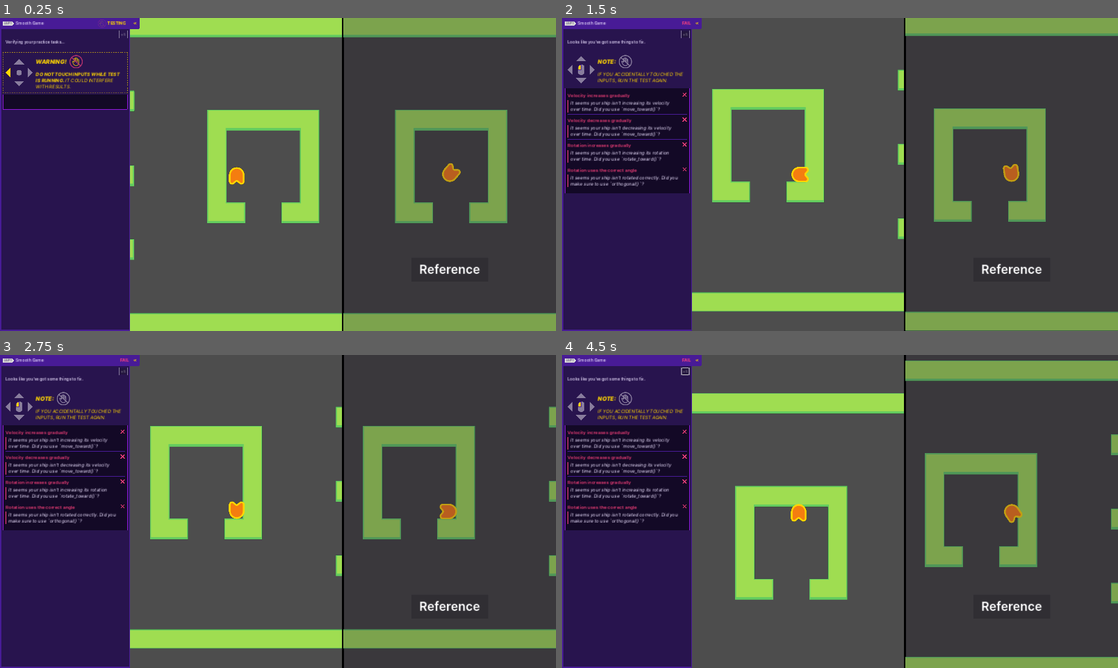
Above: before the commit, frames 1-4 (two rows, left to right).
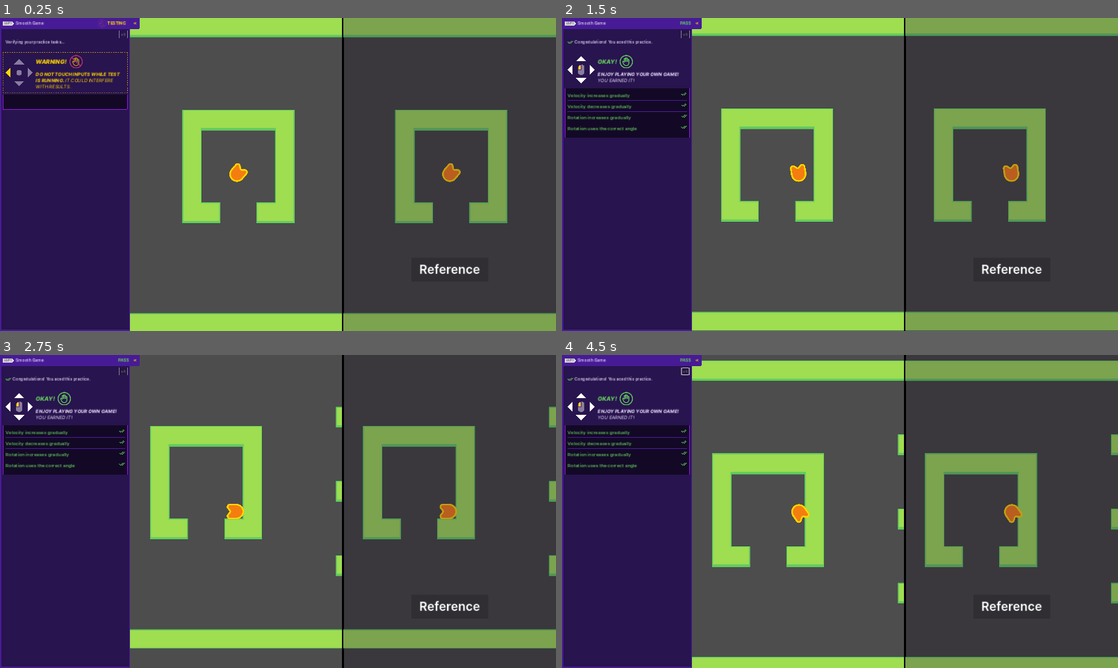
Above: after the commit, the same moments.

Repository: fioxu/2d-GameDev-Course
Game: Godot game, scene res://practices/L5.P1.smooth_game/smooth_game.tscn
The game is run twice, just before and just after one commit, with the same random seed, the same clock (stepped at 60 frames per second) and the same inputs. This scene is started directly instead of the project's main scene.
Inputs (mouse positions are in pixels of both pictures, inside the frame that each line leads up to):
- Up to frame 1 (0.25 s): no input
- Up to frame 2 (1.5 s): tap Enter at 0.5 s; move the mouse to (962, 158) at 0.52 s; hold Right (move_right) 0.53-1.28 s; tap Z at 0.6, 1.35 s; click (962, 158) at 0.67 s; tap Space at 0.77 s; move the mouse to (728, 190) at 1.27 s; hold Down (move_down) from 1.28 s (still down)
- Up to frame 3 (2.75 s): tap Space at 1.52 s; move the mouse to (333, 442) at 2.02 s; release Down (move_down) at 2.03 s; hold Right (move_right) from 2.03 s (still down); tap Z at 2.1 s
- Up to frame 4 (4.5 s): release Right (move_right) at 2.75 s; click (695, 361) at 2.75 s; tap Space at 3.5, 3.77 s; move the mouse to (812, 574) at 3.52 s; hold Up (move_up) 3.53-4.28 s; tap Z at 3.6, 4.35 s; click (812, 574) at 3.67 s; move the mouse to (1006, 558) at 4.27 s; hold Left (move_left) from 4.28 s (still down)

The runs differ from the first frame. In frame 1, 5.5% of the frame differs, in the area x 23-58%, y 23-78%; in frame 2, 18%; in frame 3, 5.6%; in frame 4, 19%, in the area x 0-62%, y 1-100%.

Commit message:
M9L5 + L5P1

Diff:
--- a/M09.top_down_movement_workbook/assets/runner/runner_visual_red.tscn
+++ b/M09.top_down_movement_workbook/assets/runner/runner_visual_red.tscn
@@ -13,41 +13,41 @@
 [node name="RunnerVisualRed" instance=ExtResource("1_i8e4b")]
 
 [node name="FootL" parent="Visual" index="0"]
-scale = Vector2(0.999957, 0.999957)
-skew = -5.13792e-05
+scale = Vector2(0.999955, 0.999955)
+skew = -5.74589e-05
 
 [node name="FootSprite" parent="Visual/FootL" index="0"]
 texture = ExtResource("2_pbjpl")
 
 [node name="FootR" parent="Visual" index="1"]
-scale = Vector2(0.999905, 0.999907)
-skew = -4.87566e-05
+scale = Vector2(0.999904, 0.999906)
+skew = -5.50747e-05
 
 [node name="FootSprite" parent="Visual/FootR" index="0"]
 texture = ExtResource("2_pbjpl")
 
 [node name="ArmR" parent="Visual" index="2"]
 self_modulate = Color(0.839277, 0.317525, 0.152895, 1)
-points = PackedVector2Array(16, -71.5275, 48, -45.5275)
+points = PackedVector2Array(16, -71.1095, 48, -45.1095)
 
 [node name="ArmL" parent="Visual" index="3"]
 self_modulate = Color(0.839277, 0.317525, 0.152895, 1)
-points = PackedVector2Array(-16, -71.5275, -48, -45.5275)
+points = PackedVector2Array(-16, -71.1095, -48, -45.1095)
 
 [node name="LegR" parent="Visual" index="4"]
 self_modulate = Color(0.839277, 0.317525, 0.152895, 1)
-points = PackedVector2Array(16, -37.5275, 16, -23)
+points = PackedVector2Array(16, -37.1095, 16, -23)
 
 [node name="LegL" parent="Visual" index="5"]
 self_modulate = Color(0.839277, 0.317525, 0.152895, 1)
-points = PackedVector2Array(-16, -37.5275, -16, -23)
+points = PackedVector2Array(-16, -37.1095, -16, -23)
 
 [node name="Body" parent="Visual" index="6"]
-position = Vector2(0, -53.3659)
+position = Vector2(0, -53.3095)
 texture = ExtResource("3_c2s05")
 
 [node name="HeadShape" parent="Visual" index="7"]
-position = Vector2(0, -143.105)
+position = Vector2(0, -140.439)
 texture = ExtResource("4_jlvl7")
 
 [node name="Face" parent="Visual/HeadShape" index="0"]
@@ -58,23 +58,23 @@
 texture = ExtResource("7_gwbl7")
 
 [node name="EarR" parent="Visual" index="8"]
-position = Vector2(82, -132.442)
+position = Vector2(82, -129.777)
 texture = ExtResource("8_0e8o4")
 
 [node name="AntennaR" parent="Visual/EarR" index="0"]
 texture = ExtResource("9_wrnpm")
 
 [node name="EarL" parent="Visual" index="9"]
-position = Vector2(-82, -132.442)
+position = Vector2(-82, -129.777)
 texture = ExtResource("8_0e8o4")
 
 [node name="AntennaL" parent="Visual/EarL" index="0"]
 texture = ExtResource("9_wrnpm")
 
 [node name="HandR" parent="Visual" index="10"]
-position = Vector2(48, -45.3659)
+position = Vector2(48, -45.3095)
 texture = ExtResource("10_e8mf4")
 
 [node name="HandL" parent="Visual" index="11"]
-position = Vector2(-48, -45.3659)
+position = Vector2(-48, -45.3095)
 texture = ExtResource("10_e8mf4")
--- a/M09.top_down_movement_workbook/lessons/game.tscn
+++ b/M09.top_down_movement_workbook/lessons/game.tscn
@@ -20,14 +20,12 @@
 position = Vector2(1344, 416)
 
 [node name="SimpleObstacle2" parent="." instance=ExtResource("1_bapfk")]
-position = Vector2(1712, 520)
+position = Vector2(1664, 496)
 
 [node name="SimpleObstacle3" parent="." instance=ExtResource("1_bapfk")]
 position = Vector2(2024, 416)
 
 [node name="SimpleObstacle4" parent="." instance=ExtResource("1_bapfk")]
-position = Vector2(2328, 520)
+position = Vector2(2320, 496)
 
 [node name="Circuit" parent="." instance=ExtResource("4_k5dwk")]
-visible = false
-position = Vector2(0, 32)
--- a/M09.top_down_movement_workbook/lessons/runner.gd
+++ b/M09.top_down_movement_workbook/lessons/runner.gd
@@ -1,54 +1,29 @@
 extends CharacterBody2D
 
-const RUNNER_DOWN = preload("res://assets/runner_down.png")
-const RUNNER_DOWN_RIGHT = preload("res://assets/runner_down_right.png")
-const RUNNER_RIGHT = preload("res://assets/runner_right.png")
-const RUNNER_UP = preload("res://assets/runner_up.png")
-const RUNNER_UP_RIGHT = preload("res://assets/runner_up_right.png")
+@onready var _runner_visual: RunnerVisual = %RunnerVisualRed
 
-const UP_RIGHT = Vector2.UP + Vector2.RIGHT
-const UP_LEFT = Vector2.UP + Vector2.LEFT
-const DOWN_RIGHT = Vector2.DOWN + Vector2.RIGHT
-const DOWN_LEFT = Vector2.DOWN + Vector2.LEFT
-
-#ANCHOR:max_speed
-var max_speed := 600.0
-#END:max_speed
-
-@onready var _skin: Sprite2D = %Skin
-
+@export var max_speed := 600.0
+@export var acceleration := 1200.0
+@export var deceleration := 1080.0
 
 #ANCHOR:physics_process_definition
-func _physics_process(_delta: float) -> void:
+func _physics_process(delta: float) -> void:
 #END:physics_process_definition
 	var direction := Input.get_vector("move_left", "move_right", "move_up", "move_down")
-#ANCHOR:movement
-	velocity = direction * max_speed
-#END:movement
+	var has_input_direction := direction.length() > 0.0
+	if has_input_direction:
+		var desired_velocity := direction * max_speed
+		velocity = velocity.move_toward(desired_velocity, acceleration * delta)
+	else:
+		velocity = velocity.move_toward(Vector2.ZERO, deceleration * delta)
 	move_and_slide()
-
-	var direction_discrete := direction.sign()
-#ANCHOR:match
-	match direction_discrete:
-#END:match
-#ANCHOR:match_right
-		Vector2.RIGHT, Vector2.LEFT:
-#END:match_right
-			_skin.texture = RUNNER_RIGHT
-		Vector2.UP:
-			_skin.texture = RUNNER_UP
-		Vector2.DOWN:
-			_skin.texture = RUNNER_DOWN
-#ANCHOR:match_up_right
-		UP_RIGHT, UP_LEFT:
-#END:match_up_right
-			_skin.texture = RUNNER_UP_RIGHT
-#ANCHOR:match_down_right
-		DOWN_RIGHT, DOWN_LEFT:
-#END:match_down_right
-			_skin.texture = RUNNER_DOWN_RIGHT
-
-#ANCHOR:flip_h
-	if direction_discrete.length() > 0:
-		_skin.flip_h = direction.x < 0.0
-#END:flip_h
+	if direction.length() > 0.0:
+		_runner_visual.angle = rotate_toward(_runner_visual.angle, direction.orthogonal().angle(), 8.0 * delta)
+		var current_speed_percent := velocity.length() / max_speed
+		_runner_visual.animation_name =(
+			RunnerVisual.Animations.WALK
+			if current_speed_percent < 0.8
+			else RunnerVisual.Animations.RUN
+		)
+	else:
+		_runner_visual.animation_name = RunnerVisual.Animations.IDLE
--- a/M09.top_down_movement_workbook/lessons/runner.tscn
+++ b/M09.top_down_movement_workbook/lessons/runner.tscn
@@ -1,21 +1,21 @@
 [gd_scene load_steps=4 format=3 uid="uid://besl2b0j8rv01"]
 
 [ext_resource type="Script" path="res://lessons/runner.gd" id="1_6qi2i"]
-[ext_resource type="Texture2D" uid="uid://c0i1ik45p7rhh" path="res://assets/runner_down.png" id="2_xflxg"]
+[ext_resource type="PackedScene" uid="uid://bm8s1oaoxngwq" path="res://assets/runner/runner_visual_red.tscn" id="2_xv32h"]
 
 [sub_resource type="CircleShape2D" id="CircleShape2D_5yhkr"]
-radius = 23.0
+radius = 24.0
 
 [node name="Runner" type="CharacterBody2D"]
-position = Vector2(0, -29)
 script = ExtResource("1_6qi2i")
 
-[node name="Skin" type="Sprite2D" parent="."]
+[node name="RunnerVisualRed" parent="." instance=ExtResource("2_xv32h")]
 unique_name_in_owner = true
-texture = ExtResource("2_xflxg")
+position = Vector2(0, 26.945)
+scale = Vector2(0.5, 0.5)
 
 [node name="CollisionShape2D" type="CollisionShape2D" parent="."]
-position = Vector2(0, 30)
+position = Vector2(0, 7.005)
 shape = SubResource("CircleShape2D_5yhkr")
 
 [node name="Camera2D" type="Camera2D" parent="."]
--- a/M09.top_down_movement_workbook/practices/L5.P1.smooth_game/smooth_game.tscn
+++ b/M09.top_down_movement_workbook/practices/L5.P1.smooth_game/smooth_game.tscn
@@ -1,15 +1,15 @@
-[gd_scene load_steps=5 format=3]
+[gd_scene load_steps=5 format=3 uid="uid://d11uvdcqowgy3"]
 
-[ext_resource type="PackedScene" path="res://assets/practice_assets/practice_stage_2.tscn" id="1_shybq"]
+[ext_resource type="PackedScene" uid="uid://dog4gm50k5cuu" path="res://assets/practice_assets/practice_stage_2.tscn" id="1_shybq"]
 [ext_resource type="Script" path="res://practices/L5.P1.smooth_game/smooth_ship.gd" id="2_b2k1s"]
-[ext_resource type="Texture2D" path="res://assets/practice_assets/shape_ship.png" id="3_p4jxt"]
+[ext_resource type="Texture2D" uid="uid://d1xp2mgpkkc42" path="res://assets/practice_assets/shape_ship.png" id="3_p4jxt"]
 
 [sub_resource type="CircleShape2D" id="CircleShape2D_4hqje"]
 radius = 48.0937
 
 [node name="SmoothGame" type="Node2D"]
 
-[node name="PracticeStage2" type="StaticBody2D" parent="." instance=ExtResource("1_shybq")]
+[node name="PracticeStage2" parent="." instance=ExtResource("1_shybq")]
 
 [node name="SmoothShip" type="CharacterBody2D" parent="."]
 motion_mode = 1
--- a/M09.top_down_movement_workbook/practices/L5.P1.smooth_game/smooth_ship.gd
+++ b/M09.top_down_movement_workbook/practices/L5.P1.smooth_game/smooth_ship.gd
@@ -2,6 +2,7 @@
 
 @onready var sprite_2d: Sprite2D = %Sprite2D
 @onready var collision_shape_2d = %CollisionShape2D
+@onready var smooth_ship: CharacterBody2D = $SmoothShip
 
 var max_speed := 800.0
 var acceleration := 500.0
@@ -14,15 +15,13 @@
 
 	if is_moving:
 		var desired_velocity := direction * max_speed
-		# make sure to make the velocity progress toward the desired state over time
-		velocity = desired_velocity
+		velocity = velocity.move_toward(desired_velocity, acceleration * delta)
 	else:
 		# make sure the make the velocity process toward zero over time
-		velocity = Vector2.ZERO
+		velocity = velocity.move_toward(Vector2.ZERO, deceleration * delta)
 
 	if direction.length() > 0:
-		# make sure to make the rotation progress towards the desired angle over time
 		# make sure to use `orthogonal()`!
 		# and don't forget to use `rotation_speed`
-		rotation = direction.angle()
+		rotation = rotate_toward(rotation, direction.orthogonal().angle(), rotation_speed * delta)
 	move_and_slide()
